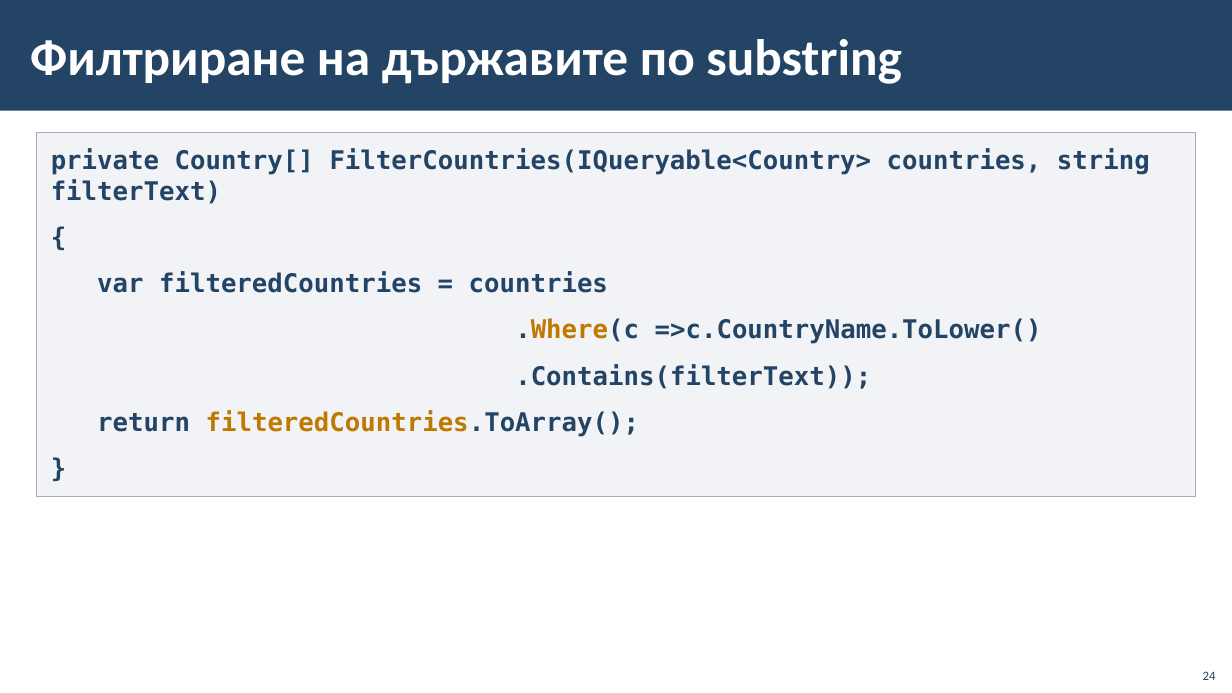
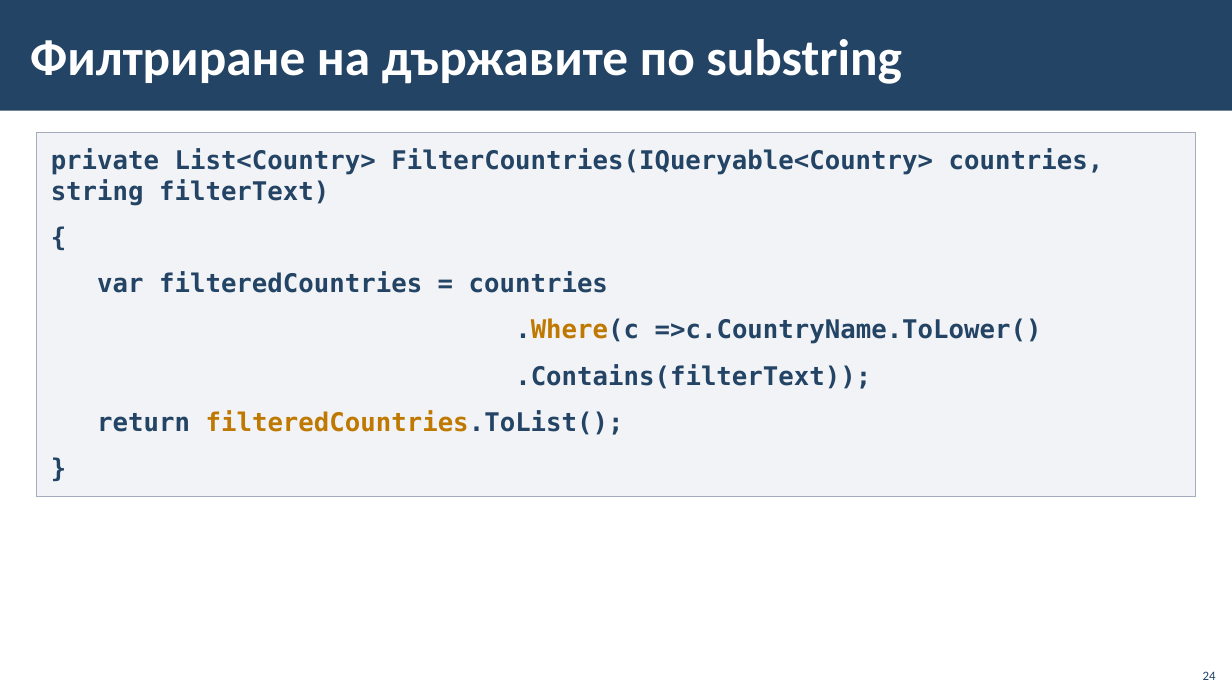
Before and after one commit to BG-IT-Edu/School-Programming, a slide deck: slide 24 of Courses/Software-Sciences/Module-4-Information-Systems-New/08-Navigation-between-Tables/08-Navigation-between-Tables.pptx. Drawn at 1232x693 pixels with LibreOffice and Linux fonts; fonts in the diff are those of the drawing; background and template pictures are left out. Boxes give left, top, right and bottom in pixels: in the first picture for what was removed or moved away, otherwise in the second. Text is boxed around its words. In the diff, an @@ line names an element or a change of style, - is before the commit and + after.

```diff
--- a/Courses/Software-Sciences/Module-4-Information-Systems-New/08-Navigation-between-Tables/08-Navigation-between-Tables.pptx
+++ b/Courses/Software-Sciences/Module-4-Information-Systems-New/08-Navigation-between-Tables/08-Navigation-between-Tables.pptx
@@ text in rectangle at [51, 149, 1104, 205]: text changed @@
-private Country[] FilterCountries(IQueryable<Country> countries, string filterText)
+private List<Country> FilterCountries(IQueryable<Country> countries, string filterText)
@@ text in rectangle at [97, 410, 624, 435]: text changed; text colour #234465 to #BF7800 @@
-return filteredCountries.ToArray();
+return filteredCountries.ToList();
```
Also in this commit, not shown: 3 other slides changed.
